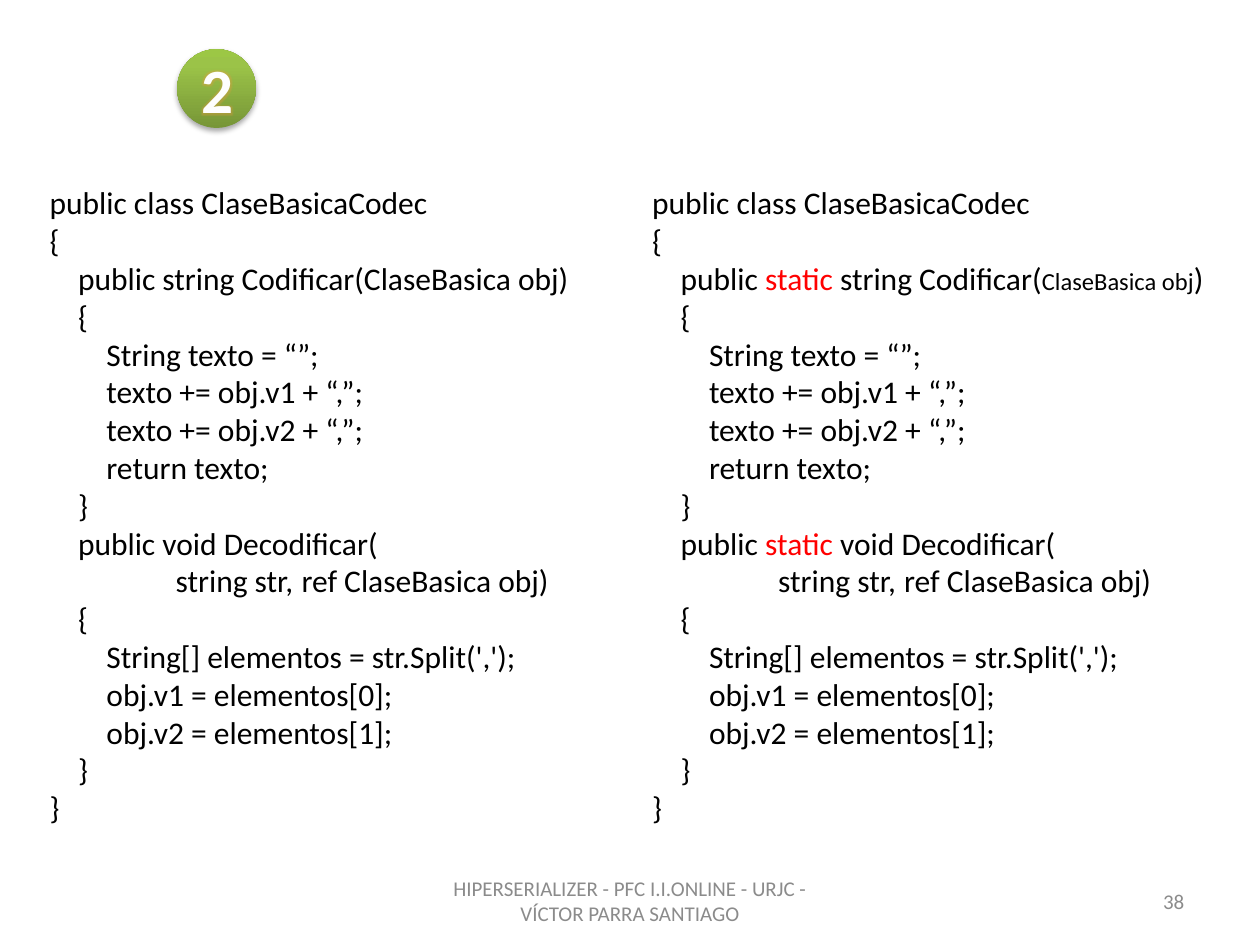
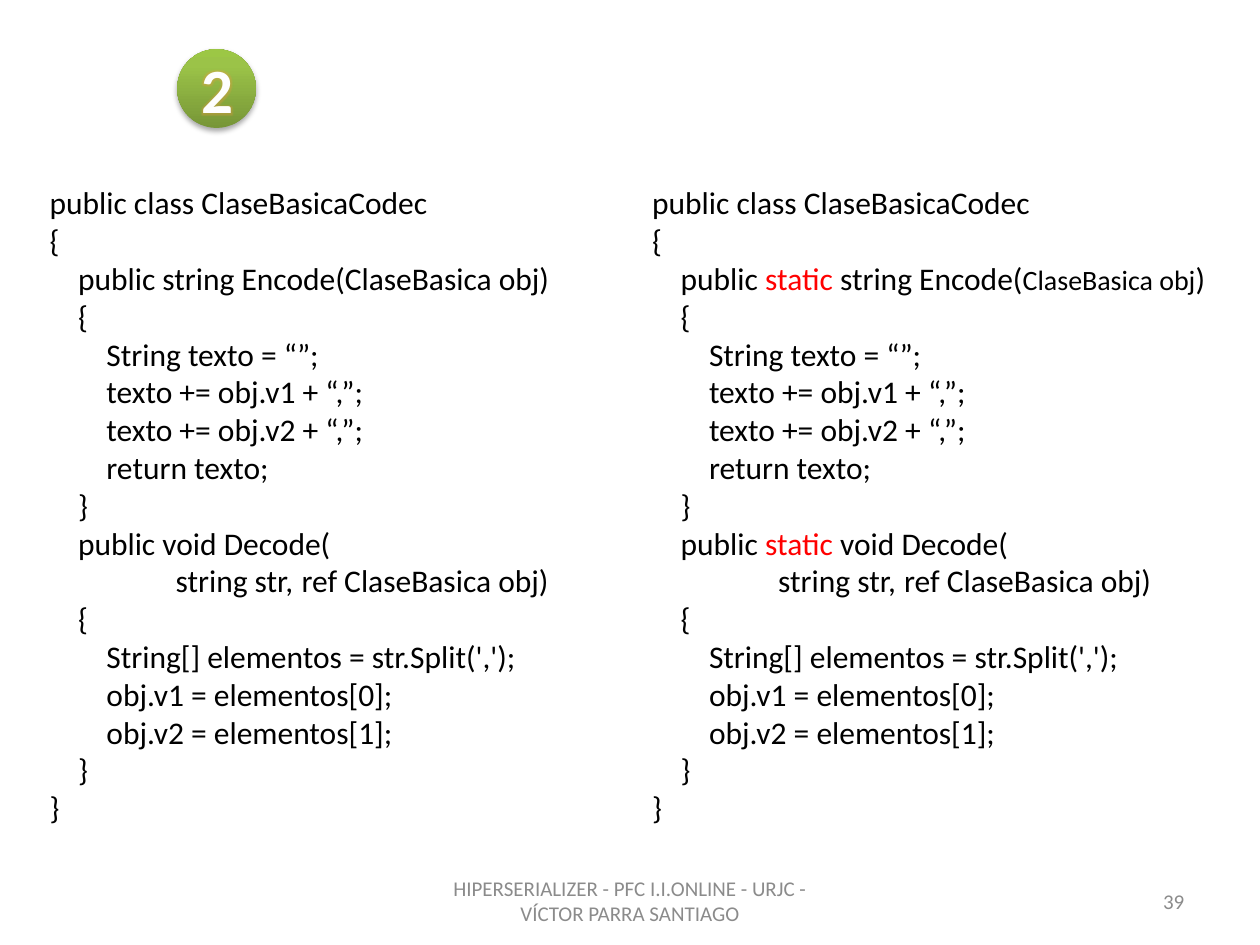
Before and after one commit to vitiparra/ProyectoFinDeCarrera, a slide deck: slide 39 of Memoria/PFC HiperSerializer OK.pptx (slide 38 before the commit). Drawn at 1260x945 pixels with LibreOffice and Linux fonts; fonts in the diff are those of the drawing; background and template pictures are left out. Boxes give left, top, right and bottom in pixels: in the first picture for what was removed or moved away, otherwise in the second. Text is boxed around its words. In the diff, an @@ line names an element or a change of style, - is before the commit and + after.

```diff
--- a/Memoria/PFC HiperSerializer OK.pptx
+++ b/Memoria/PFC HiperSerializer OK.pptx
@@ text at [78,267,549,296]: text changed @@
-public string Codificar(ClaseBasica obj)
+public string Encode(ClaseBasica obj)
@@ text at [681,267,1195,296]: text changed @@
-public static string Codificar(ClaseBasica obj)
+public static string Encode(ClaseBasica obj)
@@ text at [78,532,330,560]: text changed @@
-public void Decodificar(
+public void Decode(
@@ text at [681,532,1008,560]: text changed @@
-public static void Decodificar(
+public static void Decode(
@@ page number at [1163,895,1184,909]: text changed @@
-38
+39
```
Also in this commit, not shown: 22 other slides changed, 5 slides added, 2 other files.
